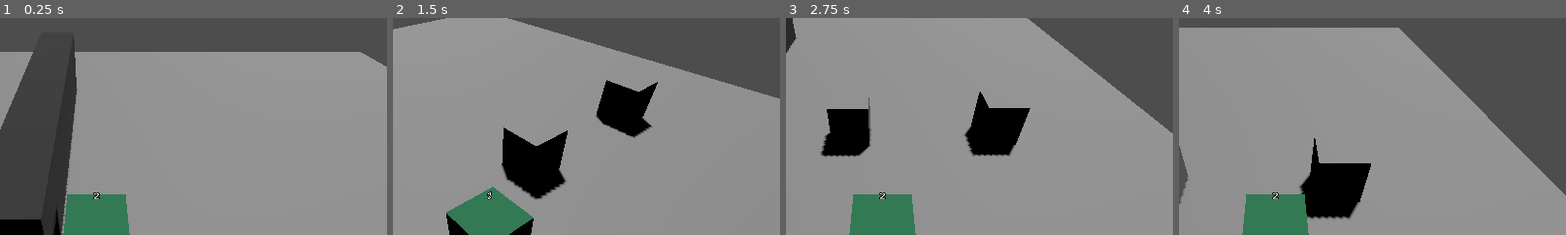
Above: before the commit, frames 1-4 (left to right).
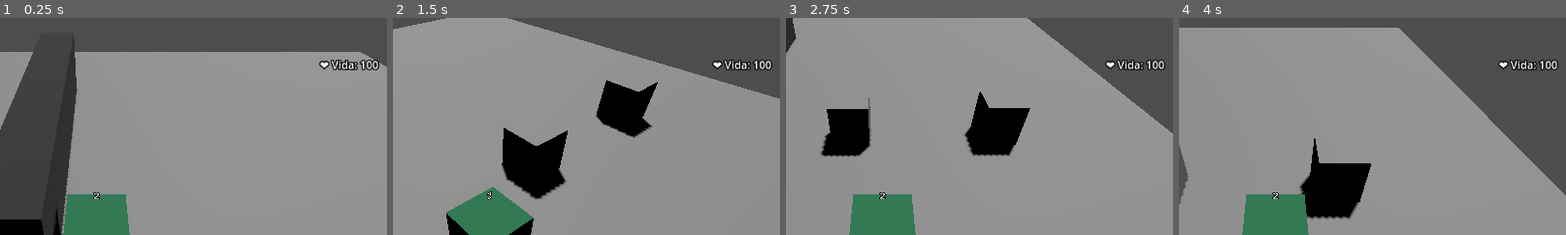
Above: after the commit, the same moments.

Repository: jphants/delivery-man
Game: Godot game, scene res://Test/test_scene.tscn
Same seed, same stepped clock (60 frames per second), same inputs: the game is played once before the commit and once after it. The project has no main scene, so this scene is started directly.
Inputs:
- Up to frame 1 (0.25 s): no input
- Up to frame 2 (1.5 s): hold Right (ui_right) 0.53-1.28 s; tap Q (camera_left) at 0.6 s; hold Down (ui_down) from 1.28 s (still down); tap E (camera_right) at 1.35 s
- Up to frame 3 (2.75 s): release Down (ui_down) at 2.03 s; hold Right (ui_right) from 2.03 s (still down); tap Space (interact) at 2.1 s
- Up to frame 4 (4 s): release Right (ui_right) at 2.78 s; hold Up (ui_up) 2.78-3.53 s; tap Q (camera_left) at 2.85 s; hold Left (ui_left) from 3.53 s (still down); tap E (camera_right) at 3.6 s
The pictures show only the part of the screen within x 38-87%, y 0-50%; the shares and areas given below are measured in that part.

The runs differ from the first frame. In frame 1, 0.5% of the frame differs, in the area x 82-98%, y 19-25%; in frame 2, 0.5%; in frame 3, 0.5%; in frame 4, 0.5%.

Commit message:
Bullets and health

Diff:
--- a/Bullet/bullet.gd
+++ b/Bullet/bullet.gd
@@ -1,23 +1,28 @@
 extends Area3D
-class_name Bullet   # 👈 ESTO ES CLAVE
+class_name Bullet
 
 @export var speed: float = 30.0
 @export var lifetime: float = 3.0
+@export var damage: int = 1
 
 var direction: Vector3 = Vector3.ZERO
 var shooter: Node3D = null
 
-
 func _ready() -> void:
+	# Autodestruir si no golpea nada
 	await get_tree().create_timer(lifetime).timeout
 	queue_free()
-
 
 func _physics_process(delta: float) -> void:
 	global_position += direction * speed * delta
 
-
 func _on_body_entered(body: Node3D) -> void:
+	# Ignorar al que disparó
 	if body == shooter:
 		return
+
+	# Si el objeto puede recibir daño
+	if body.has_method("take_damage"):
+		body.take_damage(damage)
+
 	queue_free()
--- a/Test/canvas_layer.gd
+++ b/Test/canvas_layer.gd
@@ -1,12 +1,24 @@
 extends CanvasLayer
+@onready var health_label: Label = $Control/Health
 
 @onready var label: Label = $Control/Label
 @export var show_time := 3.0
 
 func _ready() -> void:
 	label.visible = false
+
 	GameManager.task_added.connect(_on_task_added)
 	GameManager.task_completed.connect(_on_task_completed)
+
+	# Conectarse al player
+	var player = get_tree().get_first_node_in_group("player")
+	if player and player.has_signal("health_changed"):
+		player.health_changed.connect(_on_health_changed)
+		_on_health_changed(player.health) # valor inicial
+
+func _on_health_changed(current_health: int) -> void:
+	health_label.text = "❤️ Vida: %d" % current_health
+
 
 func _on_task_added(task_id: String) -> void:
 	show_message("🆕 Nueva misión:\n" + task_id)
--- a/Test/player.gd
+++ b/Test/player.gd
@@ -15,11 +15,27 @@
 const JUMP_VELOCITY := 4.5
 const ROTATION_STEP := 90.0
 const ROTATION_TIME := 0.25 # segundos
+const MAX_HEALTH := 100
 
+var health := 100
 var target_rotation_y := 0.0
 var rotation_tween: Tween
 
 @export var team: Team = Team.TEAM2
+signal health_changed(current: int)
+
+func die():
+	print("You are die")
+
+func take_damage(amount: int) -> void:
+	health -= amount
+	health = max(health, 0)
+
+	print(health)
+	emit_signal("health_changed", health)
+
+	if health <= 0:
+		die()
 
 func set_team(new_team: Team) -> void:
 	team = new_team
--- a/Test/test_scene.tscn
+++ b/Test/test_scene.tscn
@@ -171,6 +171,7 @@
 transform = Transform3D(0.99999994, 0, 0, 0, 1, 0, 0, 0, 0.99999994, -7.7441306, 1.9963183, 3.092288)
 collision_layer = 4
 script = ExtResource("2_jsoud")
+max_spread_deg = 15.0
 
 [node name="CollisionShape3D" type="CollisionShape3D" parent="Enemy1"]
 shape = SubResource("BoxShape3D_2w30r")
@@ -391,6 +392,16 @@
 theme_override_colors/font_outline_color = Color(0, 0, 0, 1)
 theme_override_constants/outline_size = 7
 text = "Nueva mision agregada"
+
+[node name="Health" type="Label" parent="CanvasLayer/Control"]
+layout_mode = 0
+offset_left = 876.0
+offset_top = 15.0
+offset_right = 1058.0
+offset_bottom = 38.0
+theme_override_colors/font_outline_color = Color(0, 0, 0, 1)
+theme_override_constants/outline_size = 7
+text = "Health: 100"
 
 [node name="Enemy4" type="CharacterBody3D" parent="."]
 transform = Transform3D(0.99999994, 0, 0, 0, 1, 0, 0, 0, 0.99999994, -7.7441306, 1.9963183, -0.4764638)
